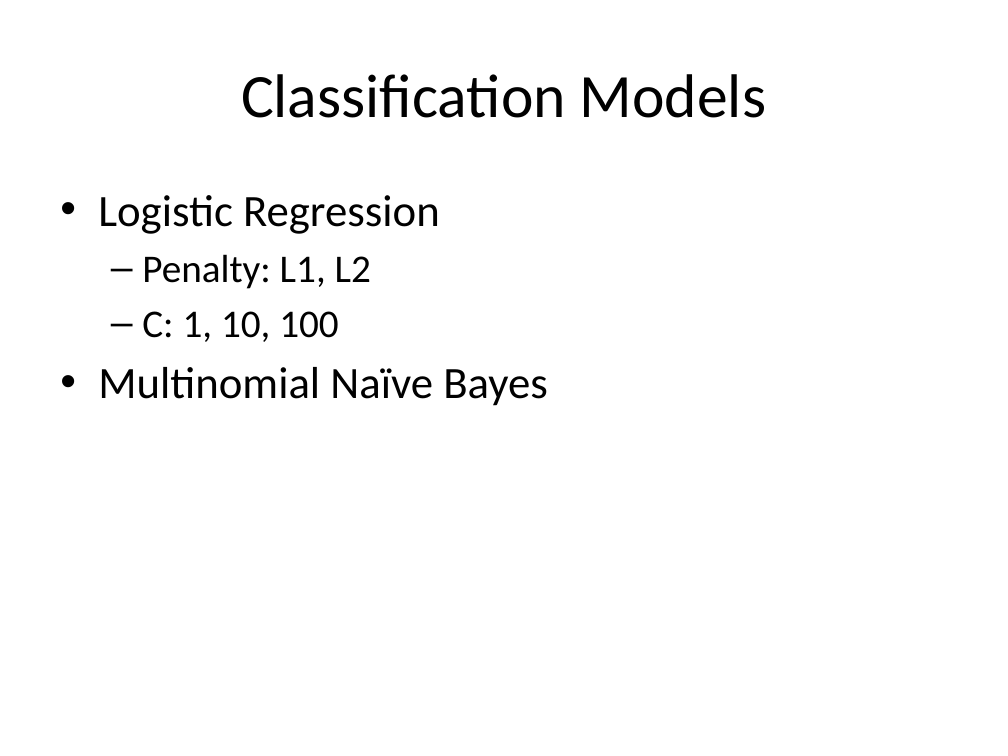
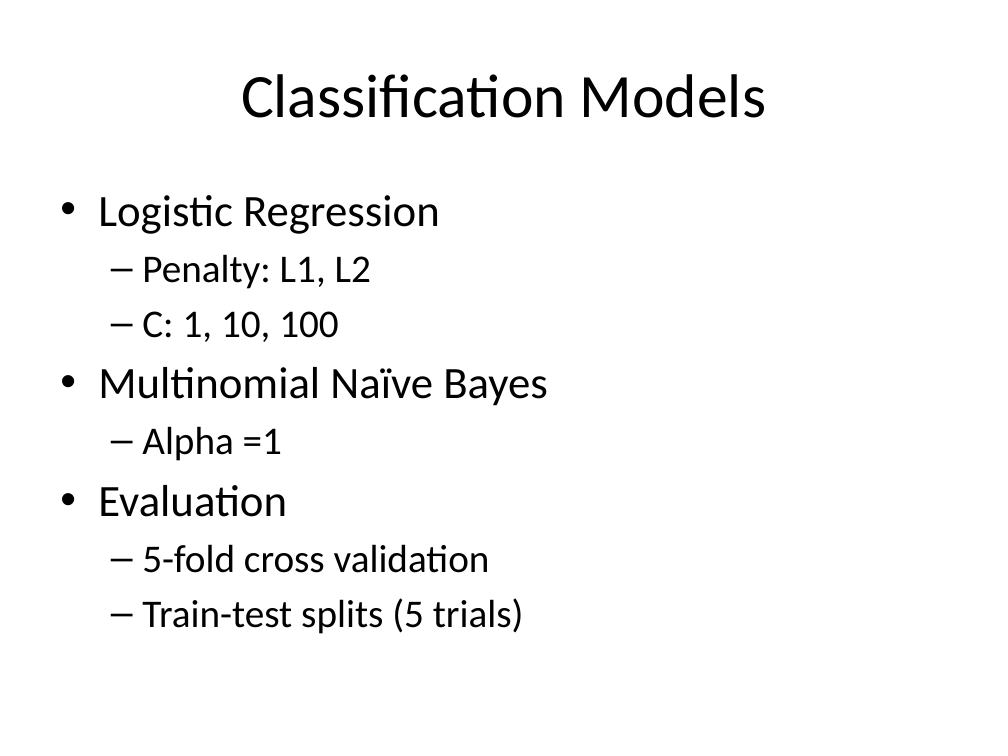
Before and after one commit to mramire8/osna, a slide deck: slide 6 of presentations/project.pptx (slide 8 before the commit). Drawn at 1008x756 pixels with LibreOffice and Linux fonts; fonts in the diff are those of the drawing. Boxes give left, top, right and bottom in pixels: in the first picture for what was removed or moved away, otherwise in the second. Text is boxed around its words. In the diff, an @@ line names an element or a change of style, - is before the commit and + after.

```diff
--- a/presentations/project.pptx
+++ b/presentations/project.pptx
@@ text at (98,426,524,634): paragraphs added @@
+  – Alpha =1
+• Evaluation
+  – 5-fold cross validation
+  – Train-test splits (5 trials)
```
Also in this commit, not shown: 5 other slides changed, 6 slides added, 2 slides removed.
